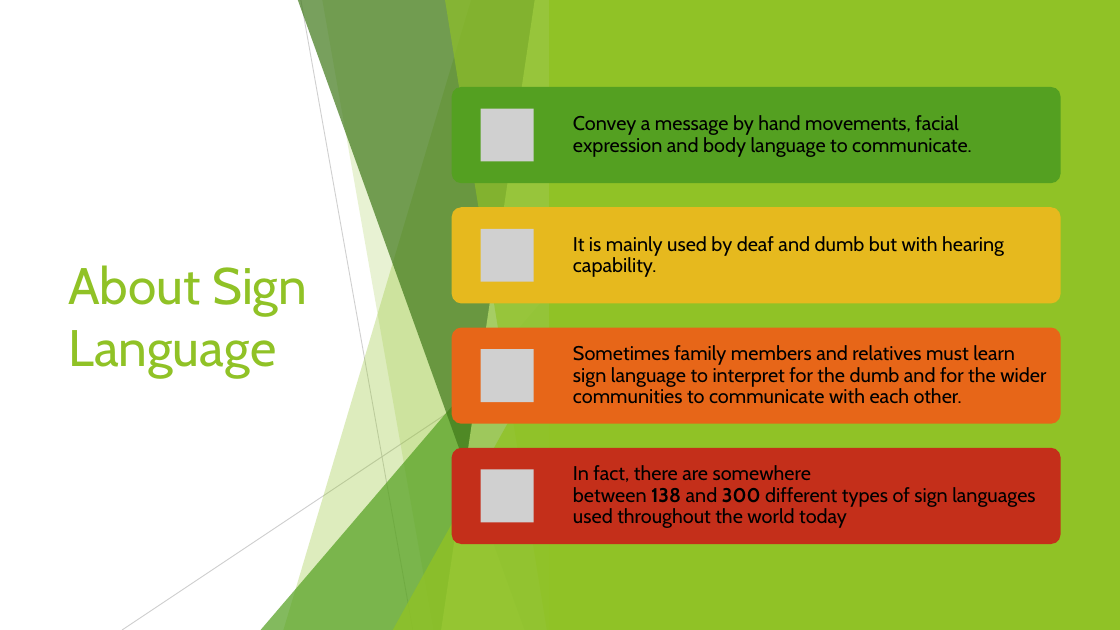
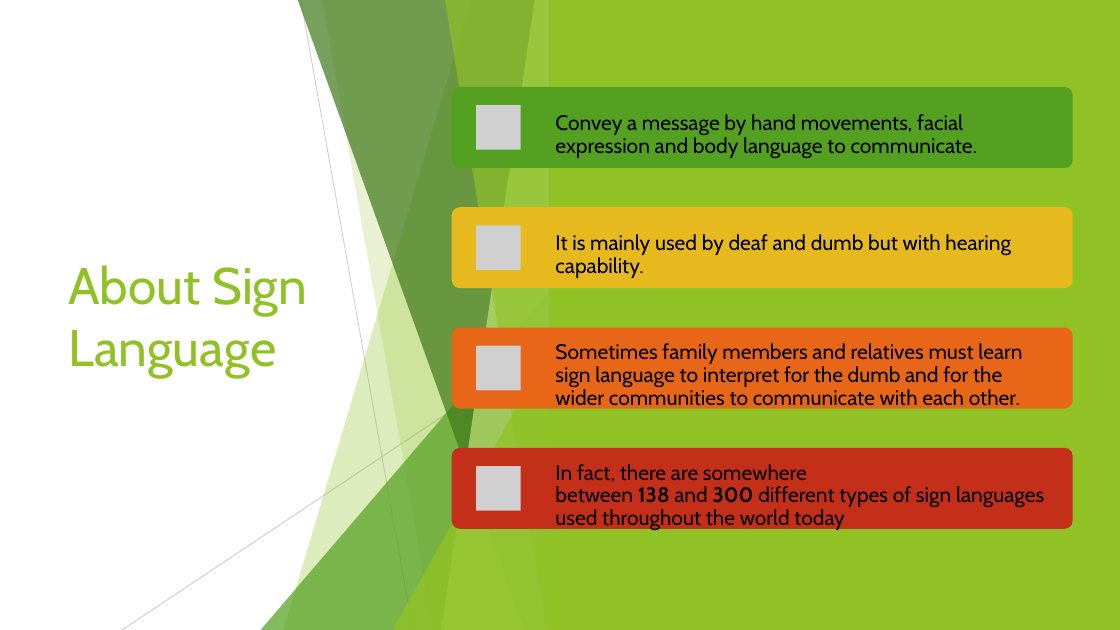
Before and after one commit to sandipgoswami/Mythesis, a slide deck: slide 4 of Sign language/Defence PPT/Sandip-thesis.pptx. Drawn at 1120x630 pixels with LibreOffice and Linux fonts; fonts in the diff are those of the drawing; grey boxes stand for pictures. Boxes give left, top, right and bottom in pixels: in the first picture for what was removed or moved away, otherwise in the second. Text is boxed around its words. In the diff, an @@ line names an element or a change of style, - is before the commit and + after.

```diff
--- a/Sign language/Defence PPT/Sandip-thesis.pptx
+++ b/Sign language/Defence PPT/Sandip-thesis.pptx
@@ rounded rectangle: place and size @@
-rounded rectangle at [452, 87, 1061, 184]
+rounded rectangle at [452, 87, 1073, 168]
@@ text "Convey a message by hand ...": place and size @@
-text "Convey a message by hand ..." at [573, 115, 972, 157]
+text "Convey a message by hand ..." at [555, 114, 977, 158]
@@ picture: place and size @@
-picture at [481, 108, 534, 161]
+picture at [476, 105, 521, 150]
@@ rounded rectangle: place and size @@
-rounded rectangle at [452, 208, 1061, 304]
+rounded rectangle at [452, 208, 1073, 288]
@@ text "It is mainly used by ...": place and size @@
-text "It is mainly used by ..." at [573, 236, 1004, 277]
+text "It is mainly used by ..." at [555, 234, 1011, 278]
@@ picture: place and size @@
-picture at [481, 229, 534, 281]
+picture at [476, 225, 521, 270]
@@ rounded rectangle: place and size @@
-rounded rectangle at [452, 328, 1061, 424]
+rounded rectangle at [452, 328, 1073, 408]
@@ text "Sometimes family members and relatives ...": place and size @@
-text "Sometimes family members and relatives ..." at [573, 345, 1046, 404]
+text "Sometimes family members and relatives ..." at [555, 343, 1022, 411]
@@ picture: place and size @@
-picture at [481, 350, 534, 402]
+picture at [476, 346, 521, 391]
@@ rounded rectangle: place and size @@
-rounded rectangle at [452, 448, 1061, 544]
+rounded rectangle at [452, 448, 1073, 528]
@@ size 17 to 18 pt in 4 elements at [555, 114, 977, 158], [555, 234, 1011, 278], [555, 343, 1022, 411], [555, 464, 1044, 531] @@
@@ text "In fact, there are somewhere ...": place and size @@
-text "In fact, there are somewhere ..." at [573, 465, 1035, 528]
+text "In fact, there are somewhere ..." at [555, 464, 1044, 531]
@@ picture: place and size @@
-picture at [481, 470, 534, 523]
+picture at [476, 466, 521, 511]
```
Also in this commit, not shown: 12 other slides changed, 7 slides added, 6 other files.
